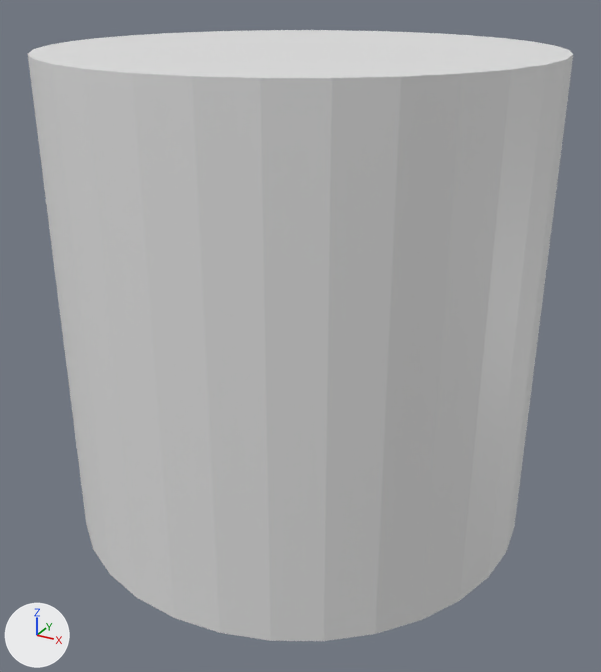
One commit to the OBJ model src/model/cylinder.obj: the scene before it, then after it.
Before and after are seen from a 50 mm camera at (1.62, -2.95, 2.27) aimed at (0.04, -0.07, 0.83). The axes (+X, +Y, +Z) are drawn at lower left. The lights are the same throughout. Where no turn or scale is listed for an object, it has been applied to the vertices.
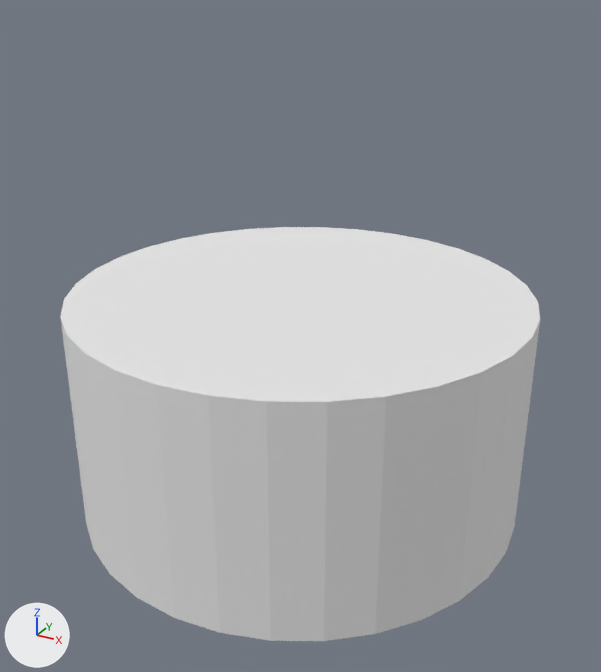
The edits, one by one:
Material 'Default_OBJ' (mat_default_obj) is new.
Its base color is (0.8, 0.8, 0.8) (white #e7e7e7).
Its roughness is 1.0.
me_cylinder has 64 vertices, 124 faces and spans x -1.0..1.0, y -1.0..1.0, z 0.0..2.0.
me_cylinder is used by ob_cylinder; location (0.0, 0.0, 0.0).
me_cylinder part 1: all 31 vertices in x -1.0..1.0, y -1.0..0.98, z 2.0 are moved by (0.0, 0.0, -1.0).
me_cylinder part 2: the 1 vertex in x 0.0, y 1.0, z 0.0 is moved by (0.0, 0.0, 1.0).
me_cylinder part 3: the 1 vertex in x 0.0, y 1.0, z 2.0 is moved by (0.2, -0.02, -2.0).
me_cylinder now uses material mat_default_obj (white #e7e7e7).

Location of each change, (x1, y1, x2, y2) in pixels of the pictures (601 x 672 px; the box of a moved part takes in the faces that stretch with it):
'Cylinder', reshaped (12% narrower, 32% shorter)
    before: (28, 30, 573, 641)
    after: (60, 227, 540, 641)
part 1 of me_cylinder, moved or reshaped
    before: (28, 30, 573, 405)
    after: (60, 227, 540, 405)
part 2 of me_cylinder, moved or reshaped (not visible before)
    after: (358, 229, 455, 248)
part 3 of me_cylinder, moved or reshaped (not visible afterwards)
    before: (380, 31, 473, 36)
